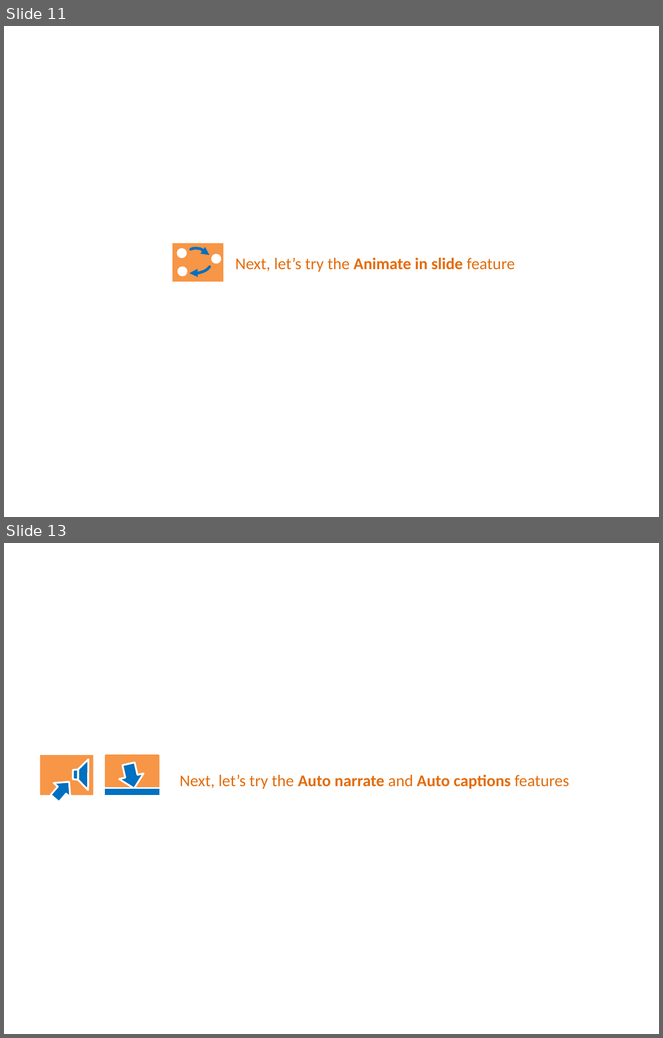
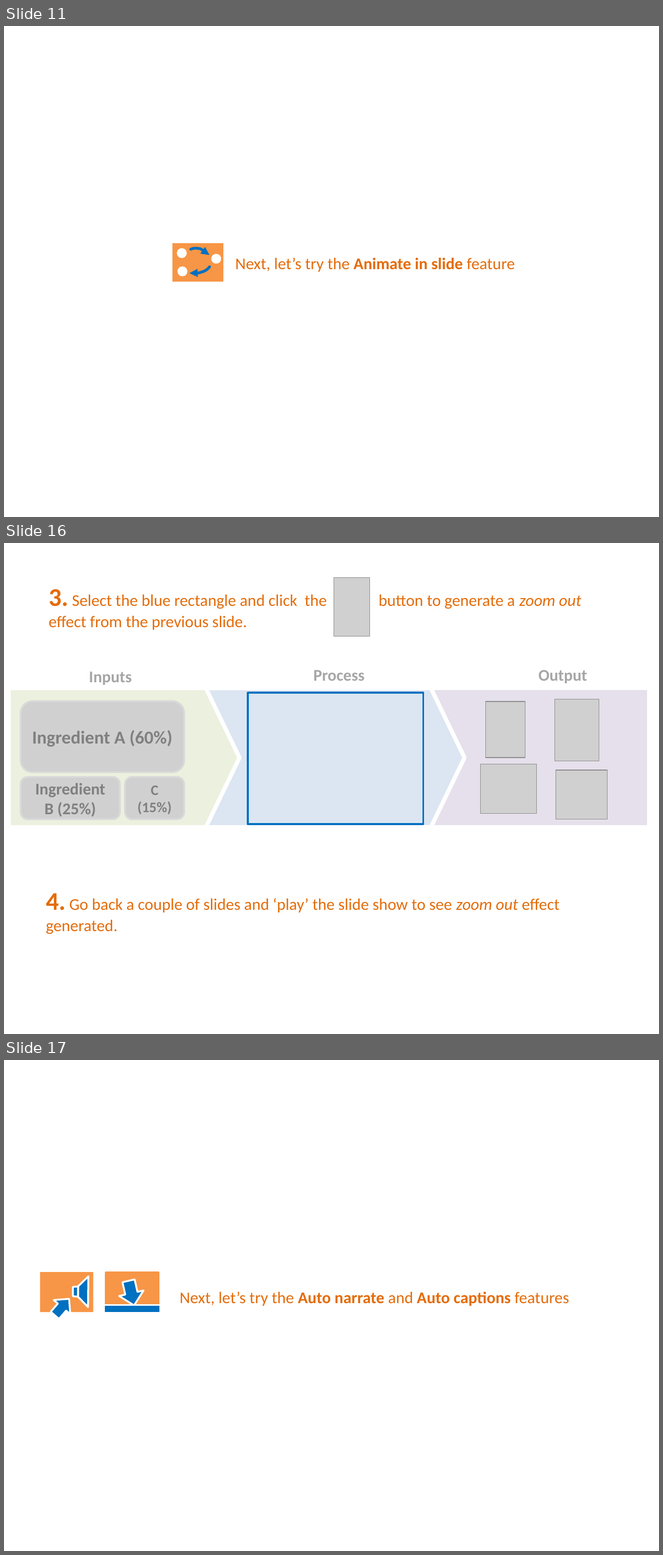
Before and after one commit to PowerPointLabs/PowerPointLabs, a slide deck: doc/PowerPointLabs Quick Tutorial.pptx. Shown one above the other, each under a label of ours: slides 11 and 13 before the commit, slides 11, 16 and 17 after it; the slides between them are not shown. The pictures are 663x1038 and 663x1555 pixels, drawn with LibreOffice and Linux fonts; fonts in the diff are those of the drawing; grey boxes stand for pictures. Boxes give left, top, right and bottom in pixels: in the first picture for what was removed or moved away, otherwise in the second. Text is boxed around its words. In the diff, an @@ line names an element or a change of style, - is before the commit and + after.

Commit message:
Issue 199: draft documentation for auto zoom Update Issue 199

```diff
--- a/doc/PowerPointLabs Quick Tutorial.pptx
+++ b/doc/PowerPointLabs Quick Tutorial.pptx
@@ slide 16 added at [4, 543, 659, 1034], background #FFFFFF @@
@@ text added at [49, 589, 582, 630], 18 pt, text #E46C0A @@
+3. Select the blue rectangle and click the button to generate a zoom out effect from the previous slide.
@@ picture added at [334, 578, 370, 637] @@
@@ text added at [89, 672, 131, 685], 18 pt, text #A6A6A6, bold @@
+Inputs
@@ text added at [313, 670, 365, 681], 18 pt, text #A6A6A6, bold @@
+Process
@@ text added at [539, 670, 587, 683], 18 pt, text #A6A6A6, bold @@
+Output
@@ pentagon arrow added at [9, 689, 239, 827], fill #EBF1DE, outline #FFFFFF 4.5 pt @@
@@ pentagon arrow added at [188, 689, 465, 827], fill #DCE6F2, outline #FFFFFF 4.5 pt @@
@@ rectangle added at [248, 693, 423, 825], fill #DCE6F2, outline #0070C0 2 pt @@
@@ rectangle added at [413, 689, 649, 827], fill #E6E0EC, outline #FFFFFF 4.5 pt @@
@@ picture added at [21, 702, 184, 772], 20 pt, text #808080, bold @@
+Ingredient A (60%)
@@ picture added at [486, 702, 525, 758] @@
@@ picture added at [555, 699, 599, 760] @@
@@ picture added at [480, 765, 536, 813] @@
@@ picture added at [556, 770, 608, 820] @@
@@ picture added at [21, 778, 120, 820], 18 pt, text #808080, bold @@
+Ingredient B (25%)
@@ picture added at [125, 778, 184, 820], 16 pt, text #808080, bold @@
+C (15%)
@@ text added at [46, 893, 559, 935], 18 pt, text #E46C0A @@
+4. Go back a couple of slides and ‘play’ the slide show to see zoom out effect generated.
@@ what was slide 13 is now slide 17 @@
```
Also in this commit, not shown: 1 slide changed, 3 other slides added, 2 other files.
